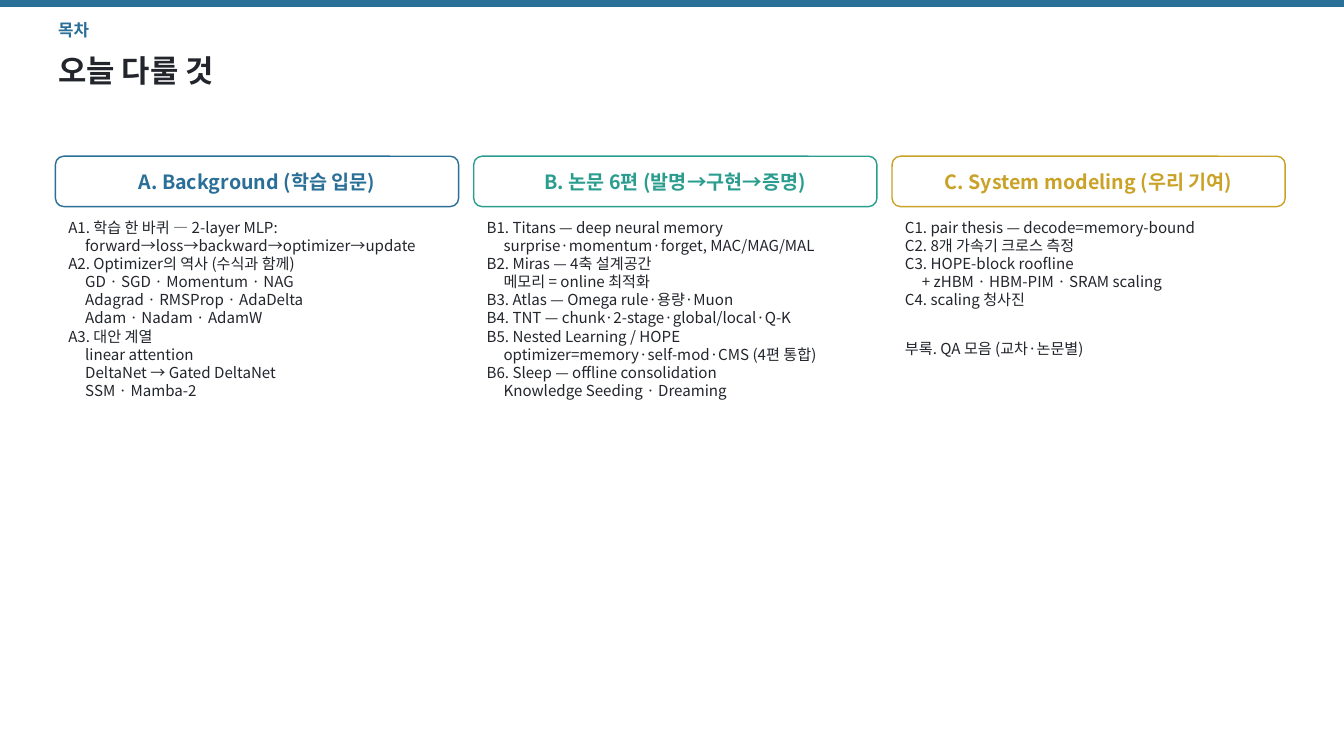
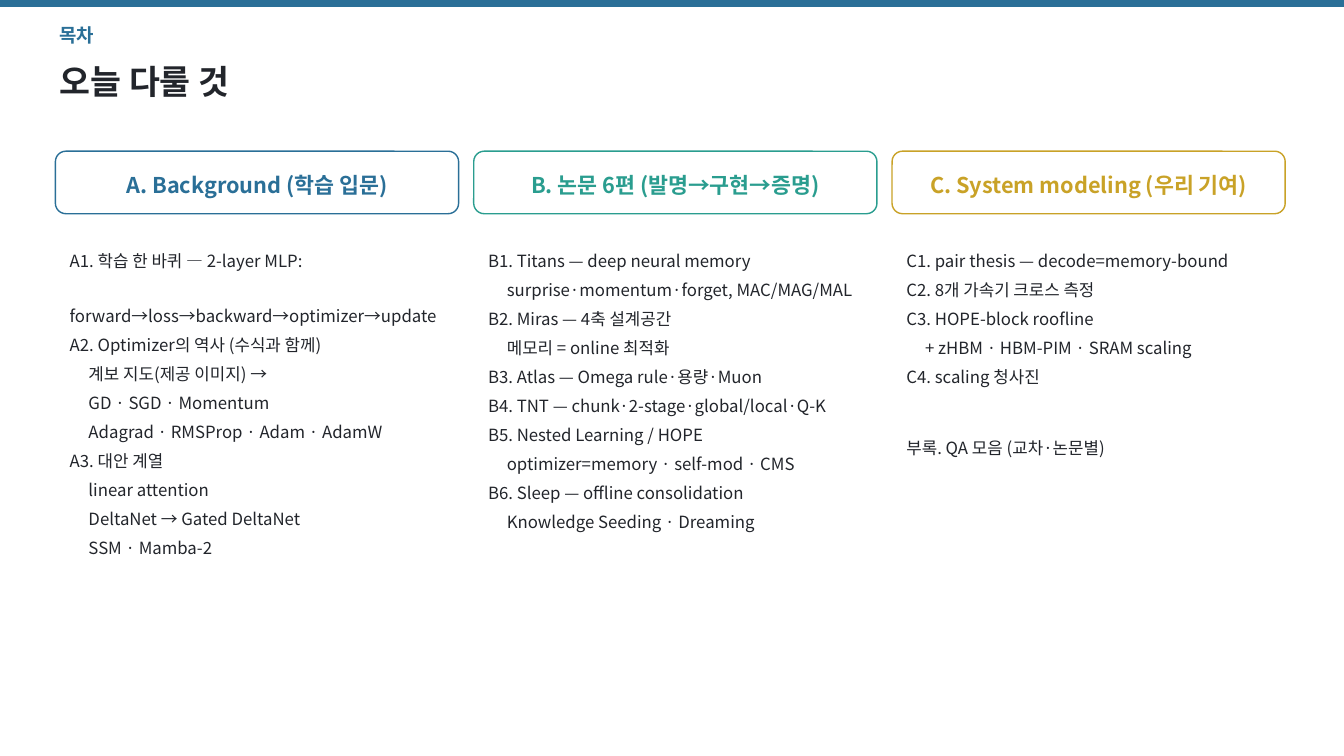
Before and after one commit to jimmylegendary/neural-memory-study, a slide deck: slide 2 of seminar/TTT-seminar.pptx. Drawn at 1344x756 pixels with LibreOffice and Linux fonts; fonts in the diff are those of the drawing. Boxes give left, top, right and bottom in pixels: in the first picture for what was removed or moved away, otherwise in the second. Text is boxed around its words. In the diff, an @@ line names an element or a change of style, - is before the commit and + after.

```diff
--- a/seminar/TTT-seminar.pptx
+++ b/seminar/TTT-seminar.pptx
@@ text "목차" at (x1=60, y1=26, x2=95, y2=44): size 12 to 13.5 pt; line spacing 1 to 1.2 @@
@@ text "오늘 다룰 것" at (x1=60, y1=65, x2=229, y2=97): size 22 to 24 pt; line spacing 1 to 1.2 @@
@@ rounded rectangle "A. Background (학습 입문)" resized from (x1=55, y1=156, x2=459, y2=207) to (x1=55, y1=151, x2=459, y2=214) @@
@@ rounded rectangle "B. 논문 6편 (발명→구현→증명)" resized from (x1=474, y1=156, x2=877, y2=207) to (x1=474, y1=151, x2=877, y2=214) @@
@@ size 14 to 15.5 pt; line spacing 1 to 1.18; more space between paragraphs in 3 elements at (x1=55, y1=151, x2=459, y2=214), (x1=474, y1=151, x2=877, y2=214), (x1=892, y1=151, x2=1286, y2=214) @@
@@ rounded rectangle "C. System modeling (우리 기여)" resized from (x1=892, y1=156, x2=1286, y2=207) to (x1=892, y1=151, x2=1286, y2=214) @@
@@ text "A1. 학습 한 바퀴 — ..." moved from (x1=68, y1=220, x2=415, y2=396) to (x1=70, y1=253, x2=437, y2=554) @@
@@ text at (x1=70, y1=253, x2=437, y2=554): size 10.8 to 12 pt in "A1. 학습 한 바퀴 — 2-layer MLP:", "forward→loss→backward→optimizer→update", "A2. Optimizer의 역사 (수식과 함께)", "A3. 대안 계열" and 3 more places; line spacing 1 to 1.3; more space between paragraphs @@
@@ text "B1. Titans — deep neural ..." moved from (x1=487, y1=221, x2=816, y2=400) to (x1=488, y1=253, x2=853, y2=532) @@
@@ text at (x1=488, y1=253, x2=853, y2=532): size 10.8 to 12 pt in "B1. Titans — deep neural memory", "surprise·momentum·forget, MAC/MAG/MAL", "B2. Miras — 4축 설계공간", "메모리 = online 최적화" and 5 more places; line spacing 1 to 1.3; more space between paragraphs @@
@@ text "C1. pair thesis — decode=memory-bound" moved from (x1=905, y1=221, x2=1195, y2=357) to (x1=906, y1=253, x2=1228, y2=457) @@
@@ text "C1. pair thesis — decode=memory-bound" at (x1=906, y1=253, x2=1228, y2=457): size 10.8 to 12 pt; line spacing 1 to 1.3; more space between paragraphs @@
@@ text at (x1=88, y1=366, x2=382, y2=442): text changed; size 10.8 to 12 pt @@
-GD · SGD · Momentum · NAG
-Adagrad · RMSProp · AdaDelta
-Adam · Nadam · AdamW
+계보 지도(제공 이미지) →
+GD · SGD · Momentum
+Adagrad · RMSProp · Adam · AdamW
@@ text at (x1=507, y1=456, x2=794, y2=474): text changed; size 10.8 to 12 pt @@
-optimizer=memory·self-mod·CMS (4편 통합)
+optimizer=memory · self-mod · CMS
```
Also in this commit, not shown: 12 other slides changed, 3 slides removed, 9 other files.
